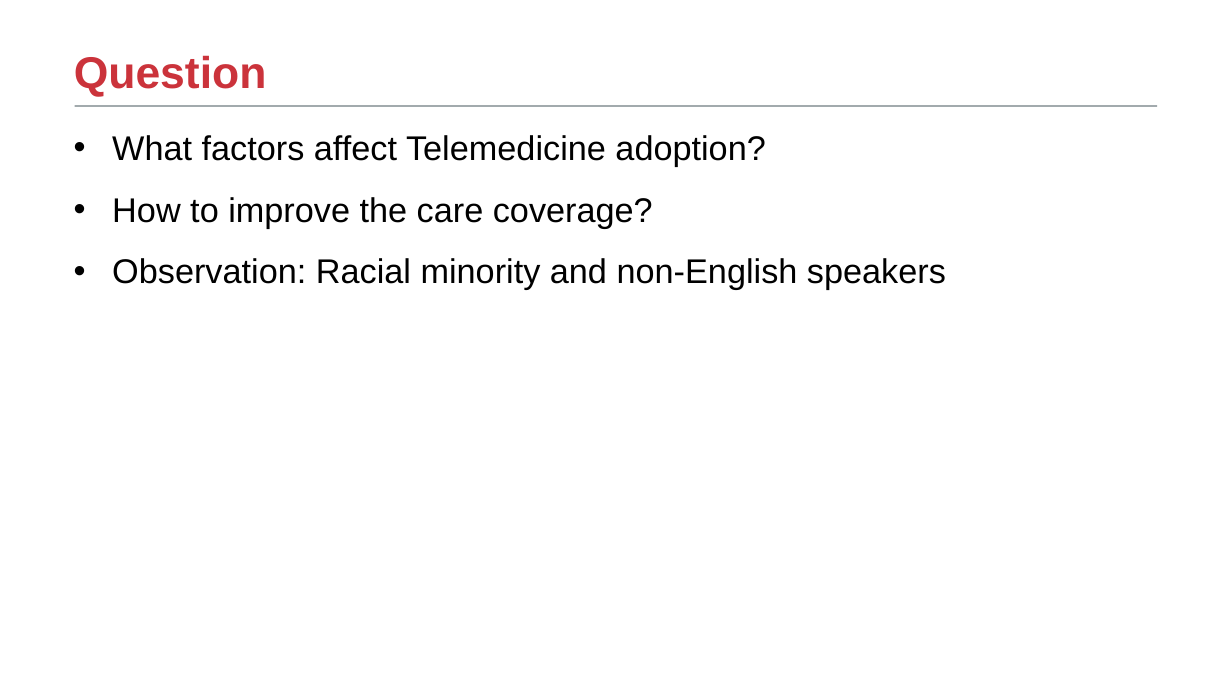
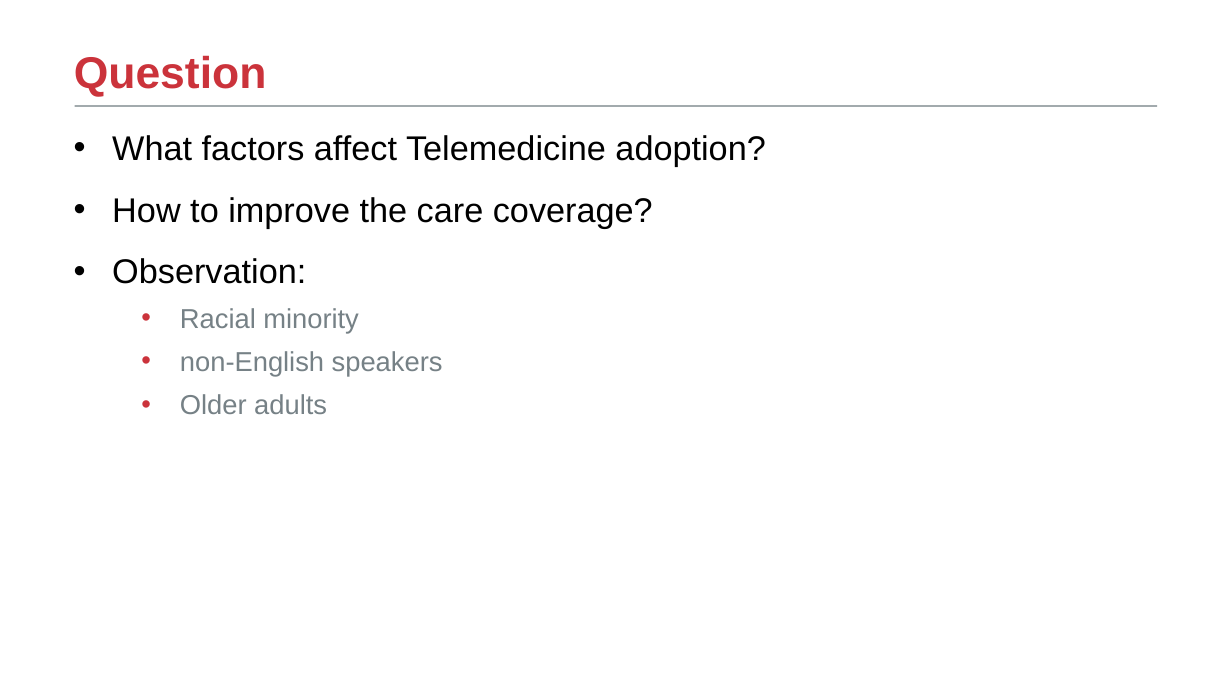
Before and after one commit to TongLing/tongling.github.io, a slide deck: slide 5 of assets/pdf/cic-telemedicine.pptx. Drawn at 1232x693 pixels with LibreOffice and Linux fonts; fonts in the diff are those of the drawing; background and template pictures are left out. Boxes give left, top, right and bottom in pixels: in the first picture for what was removed or moved away, otherwise in the second. Text is boxed around its words. In the diff, an @@ line names an element or a change of style, - is before the commit and + after.

```diff
--- a/assets/pdf/cic-telemedicine.pptx
+++ b/assets/pdf/cic-telemedicine.pptx
@@ text at <box>112,258,443,414</box>: text changed; size 20 to 16 pt; text colour #000000 to #768186 @@
-• Observation: Racial minority and non-English speakers
+• Observation:
+  • Racial minority
+  • non-English speakers
+  • Older adults
```
Also in this commit, not shown: 8 other slides changed, 2 slides added, 2 other files.
